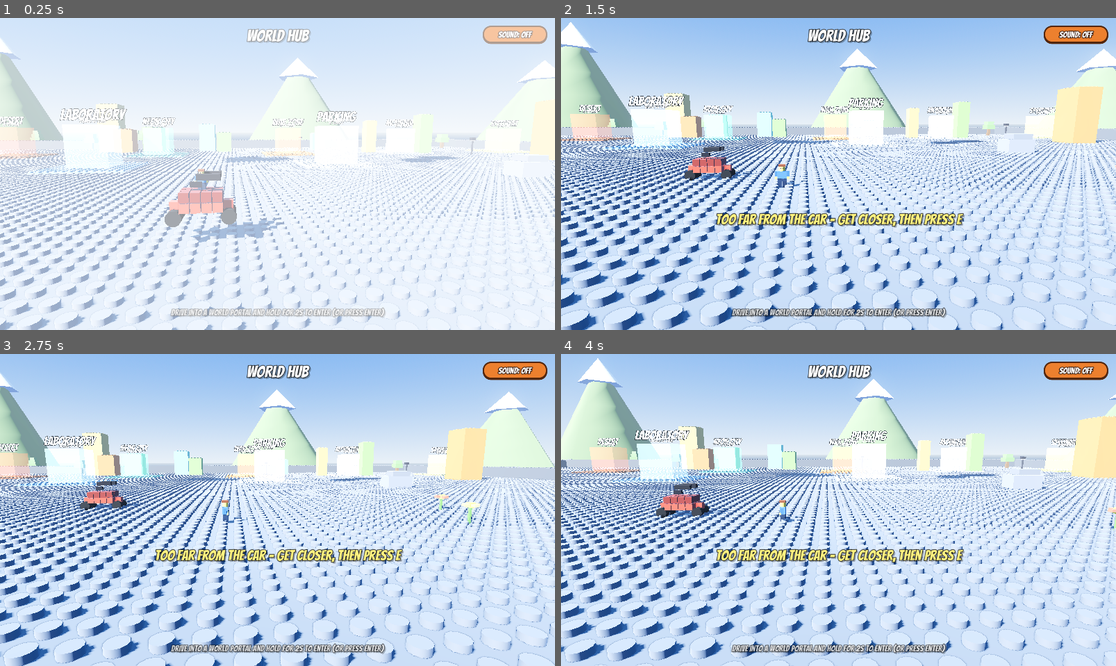
Above: before the commit, frames 1-4 (two rows, left to right).
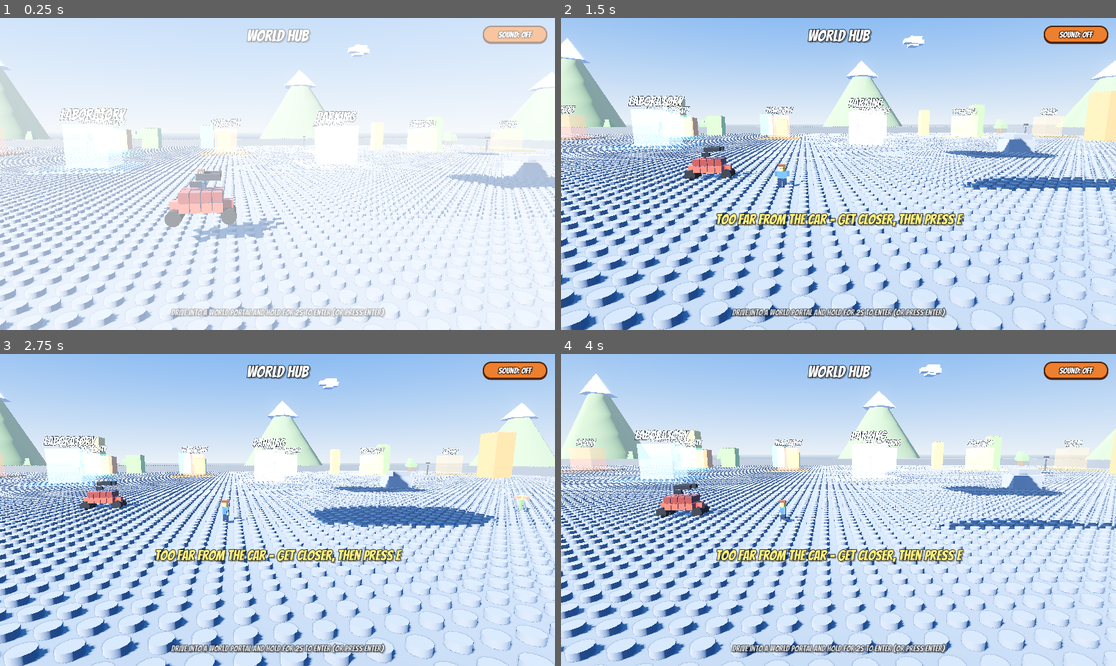
Above: after the commit, the same moments.

Repository: mrshapron/brick-stunt-rally
Game: Godot game, scene res://scenes/hub.tscn
Two runs of this game, one before a commit and one after it. Both use one fixed random seed, a clock stepped at 60 frames per second and the inputs below.
Inputs (mouse positions are in pixels of both pictures, inside the frame that each line leads up to):
- Up to frame 1 (0.25 s): no input
- Up to frame 2 (1.5 s): tap Enter at 0.5, 1.25 s; move the mouse to (960, 158) at 0.52 s; hold Right (move_right) 0.53-1.28 s; hold E (interact) 0.53-1.28 s; tap N (advance) at 0.6 s; click (960, 158) at 0.67 s; move the mouse to (727, 189) at 1.27 s; hold Down (move_down) from 1.28 s (still down); tap E (interact) at 1.35 s
- Up to frame 3 (2.75 s): tap N (advance) at 1.55, 2.1 s; tap Enter at 2 s; move the mouse to (333, 441) at 2.02 s; release Down (move_down) at 2.03 s; hold Right (move_right) from 2.03 s (still down); hold E (interact) from 2.03 s (still down)
- Up to frame 4 (4 s): tap Enter at 2.75, 3.5 s; move the mouse to (810, 572) at 2.77 s; release Right (move_right) at 2.78 s; release E (interact) at 2.78 s; hold Up (move_up) 2.78-3.53 s; tap Space (fire) at 2.85 s; click (810, 572) at 2.92 s; tap N (advance) at 3.05 s; move the mouse to (1005, 556) at 3.52 s; hold Left (move_left) from 3.53 s (still down); hold E (interact) from 3.53 s (still down)

The runs differ from the first frame. In frame 1, 4.5% of the frame differs, in the area x 0-100%, y 6-96%; in frame 2, 9.9%; in frame 3, 10%, in the area x 0-100%, y 6-100%; in frame 4, 9.4%.

Commit message:
Add Safari world with brick-built giraffes, elephants and tigers lining the roads; new Safari Truck reward; bigger hub for 7 worlds

Diff:
--- /dev/null
+++ b/scripts/animals.gd
@@ -0,0 +1,125 @@
+class_name Animals
+extends RefCounted
+## Brick-built safari animals (decor, no collision). Each build() returns a
+## Node3D facing +X. Made from simple boxes with characteristic details
+## (giraffe spots, tiger stripes, elephant trunk/tusks).
+
+const TAN := "#d9a441"
+const TAN_DARK := "#8a5a2a"
+const GREY := "#9a9aa0"
+const GREY_DARK := "#7a7a82"
+const ORANGE := "#e08a2a"
+const WHITE := "#ede3d0"
+const DARK := "#1a1a1a"
+
+
+static func build(kind: String) -> Node3D:
+	match kind:
+		"elephant":
+			return _elephant()
+		"tiger":
+			return _tiger()
+		_:
+			return _giraffe()
+
+
+static func _giraffe() -> Node3D:
+	var r := Node3D.new()
+	# Legs
+	for lx in [1.1, -1.1]:
+		for lz in [0.6, -0.6]:
+			_box(r, Vector3(0.5, 4.2, 0.5), Vector3(lx, 2.1, lz), TAN)
+	# Body
+	_box(r, Vector3(3.2, 1.8, 1.7), Vector3(0, 5.0, 0), TAN)
+	# Neck (rising toward +X)
+	var nx := 1.3
+	var ny := 6.0
+	for i in 4:
+		_box(r, Vector3(1.0, 1.2, 0.9), Vector3(nx, ny, 0), TAN)
+		nx += 0.45
+		ny += 1.0
+	# Head
+	_box(r, Vector3(1.5, 0.9, 0.85), Vector3(nx + 0.4, ny - 0.2, 0), TAN)
+	_box(r, Vector3(0.5, 0.5, 0.4), Vector3(nx + 1.1, ny - 0.3, 0), TAN_DARK)
+	# Ossicones
+	for oz in [0.25, -0.25]:
+		_box(r, Vector3(0.16, 0.6, 0.16), Vector3(nx + 0.1, ny + 0.6, oz), TAN_DARK)
+	# Spots
+	var rng := RandomNumberGenerator.new()
+	rng.seed = 11
+	for i in 12:
+		var sx := rng.randf_range(-1.4, 1.4)
+		var sy := rng.randf_range(4.4, 5.7)
+		var sz := 0.86 if rng.randf() < 0.5 else -0.86
+		_box(r, Vector3(0.5, 0.5, 0.06), Vector3(sx, sy, sz), TAN_DARK)
+	return r
+
+
+static func _elephant() -> Node3D:
+	var r := Node3D.new()
+	for lx in [1.7, -1.7]:
+		for lz in [0.9, -0.9]:
+			_box(r, Vector3(1.0, 2.2, 1.0), Vector3(lx, 1.1, lz), GREY)
+	# Body
+	_box(r, Vector3(5.0, 3.0, 2.6), Vector3(0, 3.3, 0), GREY)
+	# Head
+	_box(r, Vector3(2.0, 2.2, 1.9), Vector3(3.0, 3.4, 0), GREY)
+	# Ears
+	for ez in [1.1, -1.1]:
+		_box(r, Vector3(0.3, 2.0, 1.6), Vector3(2.7, 3.7, ez), GREY_DARK)
+	# Trunk (curving down)
+	var tx := 4.0
+	var ty := 3.0
+	for i in 5:
+		_box(r, Vector3(0.7 - i * 0.06, 0.7, 0.7 - i * 0.06), Vector3(tx, ty, 0), GREY)
+		tx += 0.25
+		ty -= 0.6
+	# Tusks
+	for sz in [0.5, -0.5]:
+		_box(r, Vector3(1.0, 0.2, 0.2), Vector3(4.1, 2.6, sz), WHITE)
+	# Eyes
+	for ez2 in [0.7, -0.7]:
+		_box(r, Vector3(0.18, 0.18, 0.1), Vector3(3.95, 4.0, ez2), DARK)
+	return r
+
+
+static func _tiger() -> Node3D:
+	var r := Node3D.new()
+	for lx in [1.1, -1.1]:
+		for lz in [0.5, -0.5]:
+			_box(r, Vector3(0.6, 1.3, 0.6), Vector3(lx, 0.65, lz), ORANGE)
+	# Body
+	_box(r, Vector3(3.3, 1.4, 1.4), Vector3(0, 1.5, 0), ORANGE)
+	# Belly
+	_box(r, Vector3(3.0, 0.5, 1.2), Vector3(0, 0.95, 0), WHITE)
+	# Head
+	_box(r, Vector3(1.4, 1.3, 1.3), Vector3(2.1, 1.8, 0), ORANGE)
+	_box(r, Vector3(0.5, 0.6, 0.9), Vector3(2.9, 1.6, 0), WHITE)
+	for ez in [0.4, -0.4]:
+		_box(r, Vector3(0.4, 0.4, 0.3), Vector3(2.0, 2.6, ez), ORANGE)
+		_box(r, Vector3(0.16, 0.16, 0.1), Vector3(2.85, 2.0, ez), DARK)
+	# Tail (curving up behind)
+	var ttx := -1.8
+	var tty := 1.6
+	for i in 4:
+		_box(r, Vector3(0.4, 0.4, 0.4), Vector3(ttx, tty, 0), ORANGE)
+		ttx -= 0.35
+		tty += 0.35
+	# Stripes
+	for i in 5:
+		var sx := -1.2 + i * 0.6
+		_box(r, Vector3(0.18, 1.5, 1.45), Vector3(sx, 1.6, 0), DARK)
+	return r
+
+
+static func _box(parent: Node, size: Vector3, pos: Vector3, hex: String) -> void:
+	var mi := MeshInstance3D.new()
+	var b := BoxMesh.new()
+	b.size = size
+	mi.mesh = b
+	mi.position = pos
+	var m := StandardMaterial3D.new()
+	m.albedo_color = Color(hex)
+	m.roughness = 0.7
+	mi.material_override = m
+	parent.add_child(mi)
--- a/scripts/car_lib.gd
+++ b/scripts/car_lib.gd
@@ -17,6 +17,7 @@
 		{"name": "War Rig", "design": _car(6, 4, "#8a6b4a", "#5b4630", 2)},
 		{"name": "Rock Crawler", "design": _car(6, 5, "#6f7d6a", "#4a5648", 1)},
 		{"name": "Speedster X", "design": _car(8, 3, "#e23a6d", "#9e2048", 1)},
+		{"name": "Safari Truck", "design": _car(7, 4, "#c2b25a", "#7a6a2a", 1)},
 	]
 
 
--- a/scripts/game_state.gd
+++ b/scripts/game_state.gd
@@ -89,6 +89,20 @@
 		"snow": false,
 		"dunes": false,
 		"race": true,
+	},
+	{
+		"name": "Safari",
+		"ground": "#c2b25a",
+		"accent": "#8a6a2a",
+		"bricks": ["#d9a441", "#e08a2a", "#7a9e4a"],
+		"sky_top": "#6fa8d8",
+		"sky_horizon": "#ecd9a0",
+		"mountain": "#b09a55",
+		"foliage": "#7a9e3a",
+		"trees": 18,
+		"snow": false,
+		"dunes": false,
+		"safari": true,
 	},
 ]
 
--- a/scripts/hub.gd
+++ b/scripts/hub.gd
@@ -15,11 +15,11 @@
 	add_light_and_env()
 	add_fade()
 
-	var half := 92.0
+	var half := 112.0
 	add_ground(Vector3(half * 2.0, 3, half * 2.0), Color("#6b7080"), true)
 	add_border(half - 2.0, half - 2.0, Color("#4f5460"))
-	add_skyline(half, half, ["#6fae4f", "#d8a84e", "#19e0c8", "#ff7b29"], 16, 12345)
-	add_scenery(half, Color("#4f7a3f"), Color(0.32, 0.62, 0.28), 24, true, false)
+	add_skyline(half, half, ["#6fae4f", "#d8a84e", "#19e0c8", "#ff7b29"], 18, 12345)
+	add_scenery(half, Color("#4f7a3f"), Color(0.32, 0.62, 0.28), 26, true, false)
 	add_park_decor(half, Color("#e6b32e"))
 
 	# World portals in a back row, each on a decorated pad.
@@ -29,8 +29,8 @@
 		var done := GameState.levels_completed(i)
 		var color := Color(w.get("accent", "#e6b32e"))
 		var sub := "%d/%d done" % [done, GameState.LEVELS_PER_WORLD]
-		var px := -float(n - 1) * 33.0 * 0.5 + i * 33.0
-		var pos := Vector3(px, 3.5, -56)
+		var px := -float(n - 1) * 30.0 * 0.5 + i * 30.0
+		var pos := Vector3(px, 3.5, -62)
 		add_pad(Vector3(pos.x, 0.15, pos.z), Vector3(13, 0.3, 13), color.darkened(0.15))
 		var gate := make_gate(pos, Vector3(6, 7, 6), color,
 			str(w.get("name", "World")), sub, "portal")
--- a/scripts/level_gen.gd
+++ b/scripts/level_gen.gd
@@ -124,6 +124,22 @@
 	var fin_len := 24.0
 	bricks.append(_ground(x + fin_len * 0.5, fin_len, ground))
 
+	# Safari world: brick animals lining the road.
+	if theme.get("safari", false):
+		var kinds := ["giraffe", "elephant", "tiger"]
+		var ax := 8.0
+		var ai := 0
+		while ax < x:
+			var az := (DEPTH * 0.5 + 5.0) * (1.0 if (ai % 2 == 0) else -1.0)
+			props.append({
+				"type": "animal",
+				"animal": kinds[ai % kinds.size()],
+				"pos": [ax, 0, az],
+				"rot": 90.0 if az > 0.0 else -90.0,
+			})
+			ax += 24.0
+			ai += 1
+
 	return {
 		"name": "%s  -  Level %d" % [theme.get("name", "World"), level],
 		"spawn": [2, 4, 0],
--- a/scripts/props.gd
+++ b/scripts/props.gd
@@ -4,6 +4,13 @@
 
 
 static func build(p: Dictionary) -> Node3D:
+	if p.get("type", "") == "animal":
+		var a := Animals.build(p.get("animal", "giraffe"))
+		a.position = _v3(p.get("pos", [0, 0, 0]))
+		if p.has("rot"):
+			a.rotation.y = deg_to_rad(float(p["rot"]))
+		return a
+
 	var node: Node3D
 	match p.get("type", ""):
 		"engine":
--- a/scripts/world_map.gd
+++ b/scripts/world_map.gd
@@ -29,6 +29,15 @@
 		bool(theme.get("snow", true)),
 		bool(theme.get("dunes", false)))
 	add_park_decor(maxf(hx, hz), Color(theme.get("accent", "#e6b32e")))
+	if bool(theme.get("safari", false)):
+		var arng := RandomNumberGenerator.new()
+		arng.seed = 33
+		var kinds := ["giraffe", "elephant", "tiger"]
+		for i in 9:
+			var an := Animals.build(kinds[i % kinds.size()])
+			an.position = Vector3(arng.randf_range(-hx * 0.75, hx * 0.75), 0, arng.randf_range(22.0, hz * 0.8))
+			an.rotation.y = arng.randf() * TAU
+			add_child(an)
 
 	# 10 gates laid out as two rows of five, each on a decorated pad.
 	for l in range(1, GameState.LEVELS_PER_WORLD + 1):
Not shown, added: scripts/animals.gd.uid
